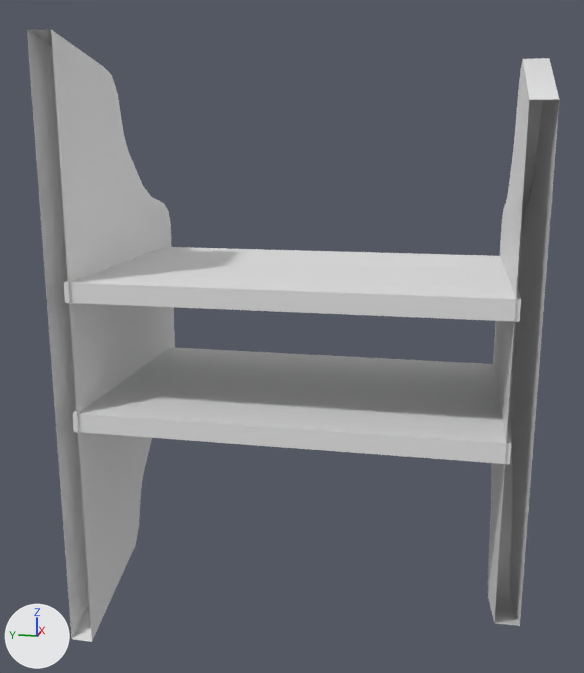
The FBX model Assets/Models/Decoration/Shelves/shelf2.fbx: old version first, new version second.
One viewpoint serves both versions: a 50 mm camera at (-0.943, -0.164, 0.221) aimed at (-0.029, 0.019, -0.008). Every picture has the same lights, and +X, +Y and +Z are marked at lower left. The older version comes first. Where no turn or scale is listed for an object, it has been applied to the vertices.

Names of what the first picture shows: 'полка'.
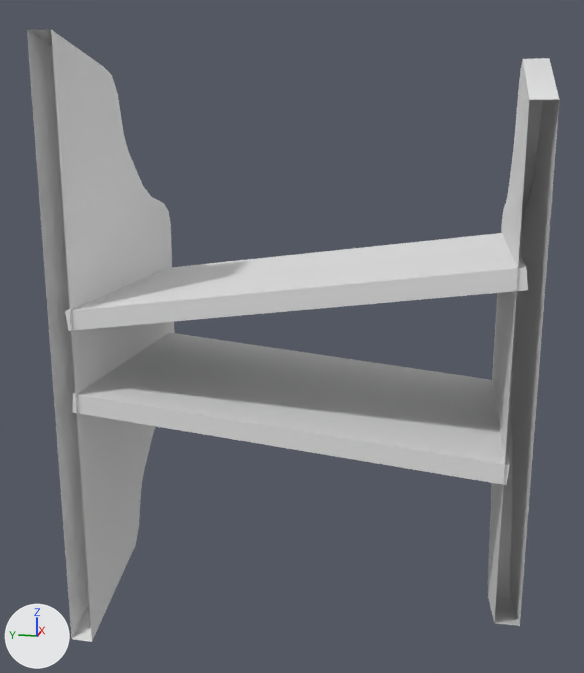
What the commit changed:
me_cube_001 has 120 vertices, 104 faces and spans x -0.183..0.131, y -0.248..0.247, z -0.342..0.321.
me_cube_001 is used by ob_полка; location (0.0, 0.0, 0.0).
me_cube_001 part 1: the loose piece of 8 vertices spanning x -0.18..0.108, y -0.227..0.229, z -0.087..-0.066 is turned 5.6 degrees about the x axis through its middle.
Part 2, on me_cube_001:
Vertex 104 of me_cube_001 moves from (-0.18, -0.227, 0.055) at pixel (519, 321) to (-0.18, -0.233, 0.085) at pixel (527, 290).
Vertex 105 of me_cube_001 moves from (-0.18, -0.227, 0.076) at pixel (521, 299) to (-0.18, -0.23, 0.106) at pixel (526, 267).
Vertex 106 of me_cube_001 moves from (-0.18, 0.229, 0.055) at pixel (64, 302) to (-0.18, 0.227, 0.025) at pixel (68, 330).
Vertex 107 of me_cube_001 moves from (-0.18, 0.229, 0.076) at pixel (63, 282) to (-0.18, 0.229, 0.046) at pixel (64, 311).
Vertex 108 of me_cube_001 moves from (0.108, -0.227, 0.055) to (0.108, -0.233, 0.085).
Vertex 109 of me_cube_001 moves from (0.108, -0.227, 0.076) to (0.108, -0.23, 0.106).
Vertex 110 of me_cube_001 moves from (0.108, 0.229, 0.055) to (0.108, 0.227, 0.025).
Vertex 111 of me_cube_001 moves from (0.108, 0.229, 0.076) to (0.108, 0.229, 0.046).

Location of each change, [x1, y1, x2, y2] in pixels of the pictures (584 x 673 px; the box of a moved part takes in the faces that stretch with it):
part 1 of me_cube_001, moved or reshaped
    before: [72, 347, 511, 464]
    after: [72, 333, 510, 485]
part 2 of me_cube_001, moved or reshaped
    before: [64, 247, 521, 322]
    after: [65, 233, 528, 331]
